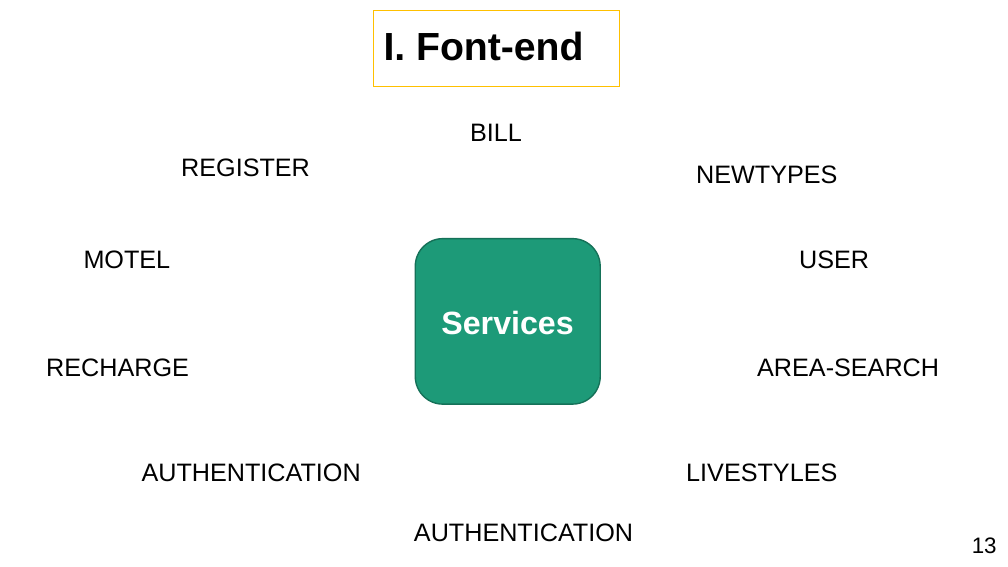
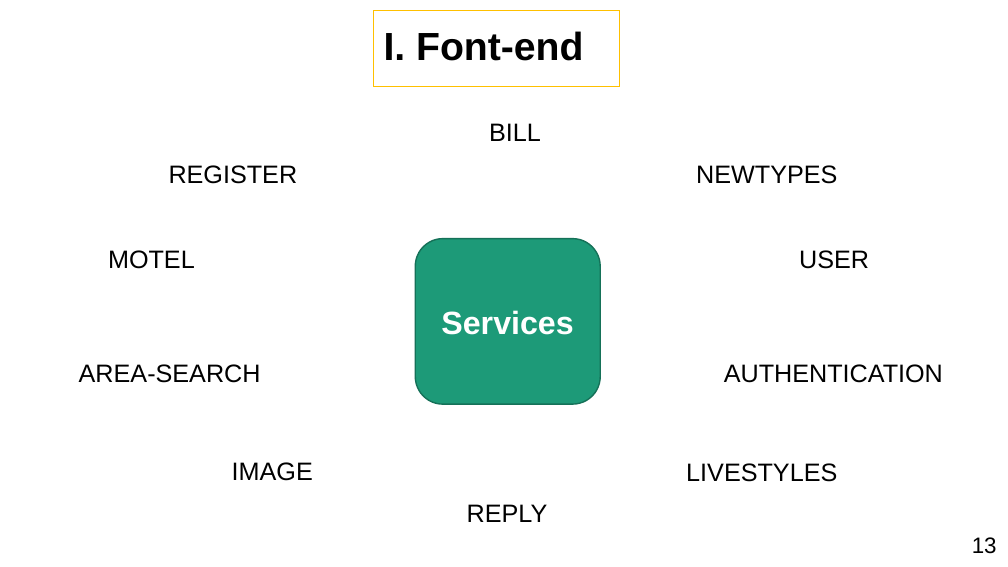
Before and after one commit to PhamHuynhThanhLam/Website_tim_kiem_dang_tin_nha_tro, a slide deck: slide 14 of PPTLCN.pptx. Drawn at 1008x567 pixels with LibreOffice and Linux fonts; fonts in the diff are those of the drawing; background and template pictures are left out. Boxes give left, top, right and bottom in pixels: in the first picture for what was removed or moved away, otherwise in the second. Text is boxed around its words. In the diff, an @@ line names an element or a change of style, - is before the commit and + after.

```diff
--- a/PPTLCN.pptx
+++ b/PPTLCN.pptx
@@ text "BILL": place and size @@
-text "BILL" at (470, 123, 522, 141)
+text "BILL" at (489, 123, 541, 141)
@@ text "REGISTER": place and size @@
-text "REGISTER" at (181, 158, 310, 177)
+text "REGISTER" at (169, 165, 298, 184)
@@ text "MOTEL": place and size @@
-text "MOTEL" at (84, 250, 171, 269)
+text "MOTEL" at (108, 250, 195, 269)
@@ text removed at (46, 358, 189, 377) @@
-RECHARGE
@@ text "AREA-SEARCH": place and size @@
-text "AREA-SEARCH" at (757, 358, 939, 377)
+text "AREA-SEARCH" at (79, 364, 261, 383)
@@ text "AUTHENTICATION": place and size @@
-text "AUTHENTICATION" at (142, 463, 361, 482)
+text "AUTHENTICATION" at (724, 364, 943, 383)
@@ text added at (232, 462, 313, 481), 18 pt, text #000000 @@
+IMAGE
@@ text added at (467, 504, 548, 522), 18 pt, text #000000 @@
+REPLY
@@ text removed at (414, 523, 633, 542) @@
-AUTHENTICATION
```
Also in this commit, not shown: 13 other slides changed, 3 slides added, 1 slide removed.
